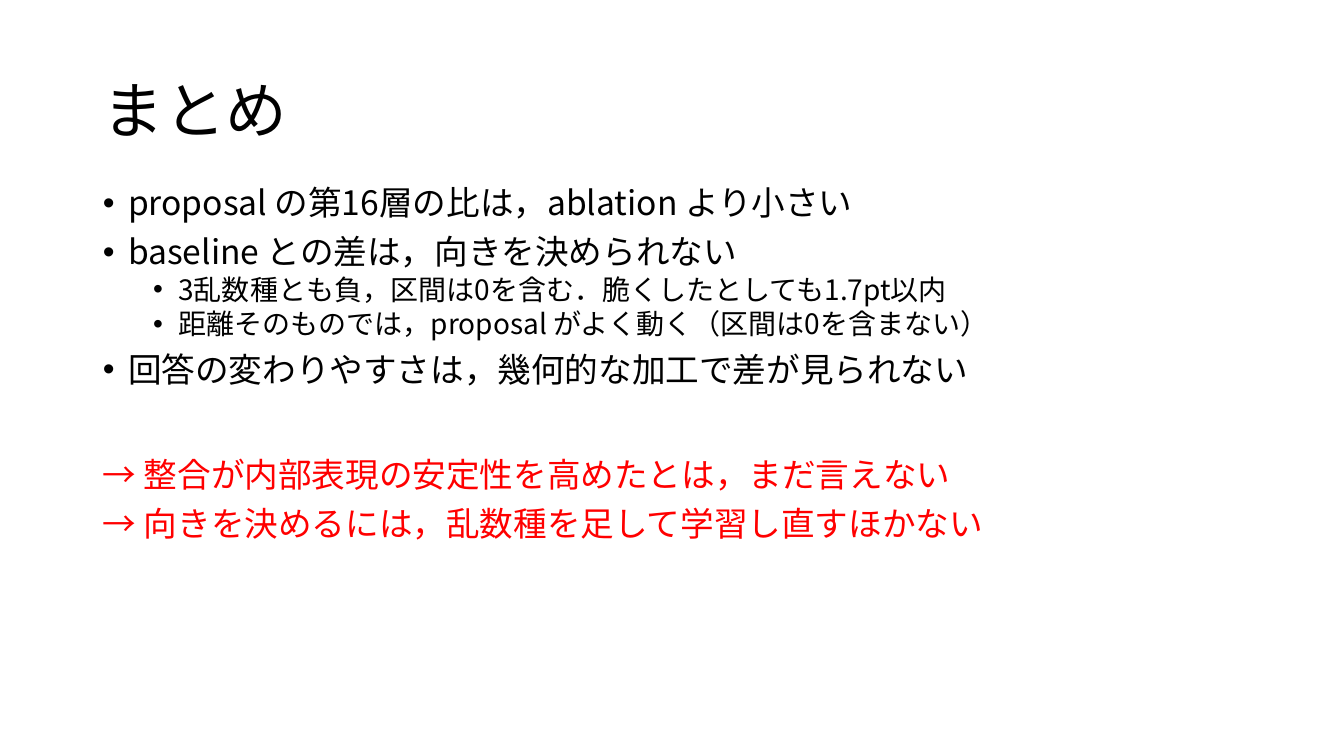
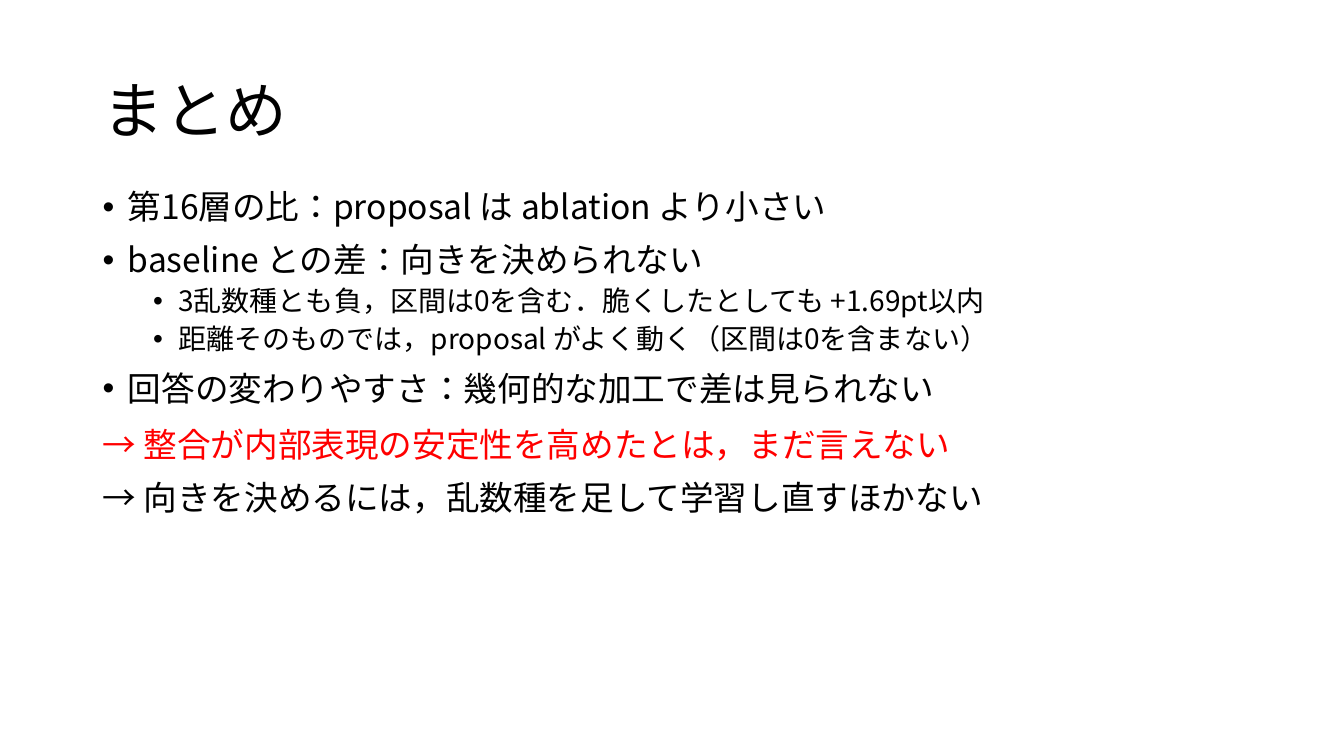
Before and after one commit to tomoking2004/cotar, a slide deck: slide 17 of presentations/20261030_進捗報告.pptx. Drawn at 1344x756 pixels with LibreOffice and Linux fonts; fonts in the diff are those of the drawing. Boxes give left, top, right and bottom in pixels: in the first picture for what was removed or moved away, otherwise in the second. Text is boxed around its words. In the diff, an @@ line names an element or a change of style, - is before the commit and + after.

```diff
--- a/presentations/20261030_進捗報告.pptx
+++ b/presentations/20261030_進捗報告.pptx
@@ text at bbox=[128, 190, 985, 318]: text changed @@
-• proposal の第16層の比は，ablation より小さい
-• baseline との差は，向きを決められない
-  • 3乱数種とも負，区間は0を含む．脆くしたとしても1.7pt以内
+• 第16層の比：proposal は ablation より小さい
+• baseline との差：向きを決められない
+  • 3乱数種とも負，区間は0を含む．脆くしたとしても +1.69pt以内
@@ text at bbox=[178, 325, 988, 356]: line spacing 0.9 to 1 @@
@@ text at bbox=[128, 372, 934, 404]: text changed; text colour #FF0000 to #000000 @@
-• 回答の変わりやすさは，幾何的な加工で差が見られない
-→ 整合が内部表現の安定性を高めたとは，まだ言えない
-→ 向きを決めるには，乱数種を足して学習し直すほかない
+• 回答の変わりやすさ：幾何的な加工で差は見られない
@@ text added at bbox=[144, 428, 983, 514], 24 pt, text #000000 @@
+→ 整合が内部表現の安定性を高めたとは，まだ言えない
+→ 向きを決めるには，乱数種を足して学習し直すほかない
```
Also in this commit, not shown: 16 other slides changed, 3 slides added, 1 slide removed, 1 other file.
